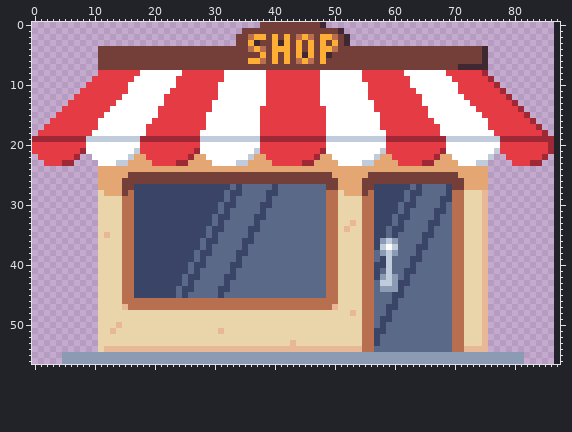
Two versions of one pixel-art file, core/assets-src/ui/shop.still.ase. The picture above is the old version.
87x57 pixels, 1 frame. The old version is drawn lined up with the new one, on the new canvas.
And afterwards:
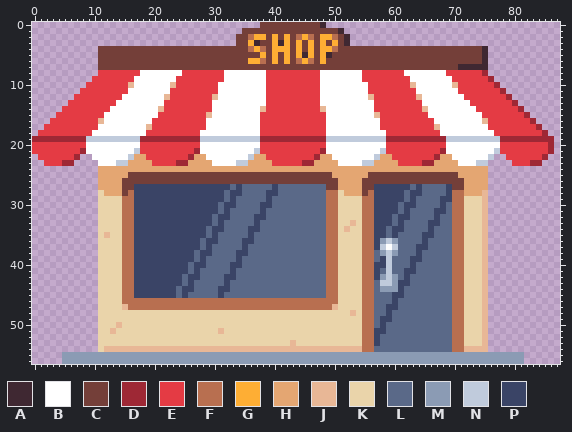
Palette (. is transparent): A #3f2832  B #ffffff  C #743f39  D #9e2835  E #e43b44  F #b86f50  G #feae34  H #e4a672  J #e8b796  K #ead4aa  L #5a6988  M #8b9bb4  N #c0cbdc  P #3a4466
The edit:
canvas 87x57 -> 88x57
Colour K becomes colour H in row 28 at x 72 to 74.
Colour B becomes colour J in row 10 at x 16, 23, 63 and 70; in row 15 at x 29 and 57; in row 16 at x 11 and 75.
Colour E becomes colour J in row 12 at x 22, 30, 56 and 64; in row 14 at x 21, 38, 48 and 65; in row 17 at x 19 and 67.
